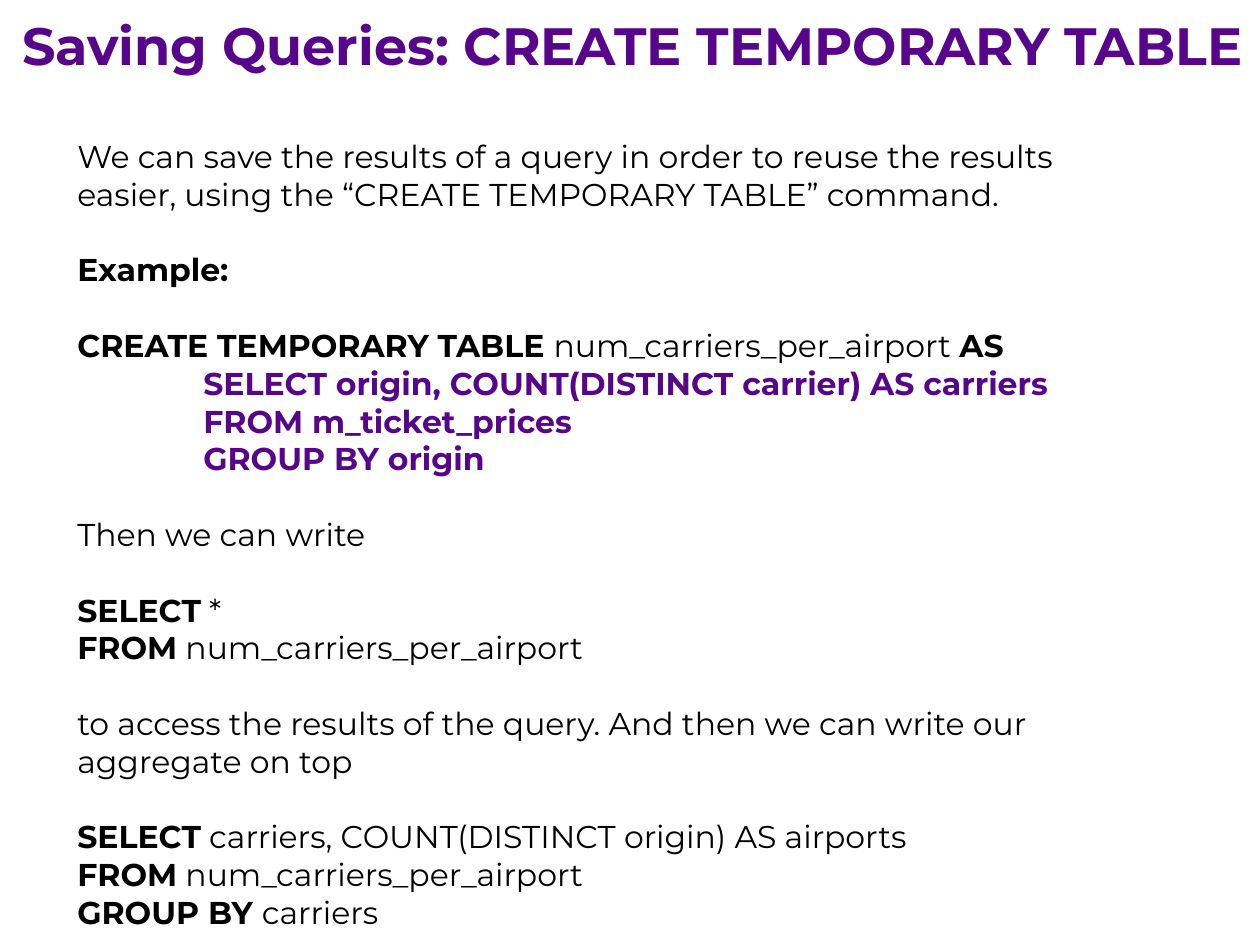
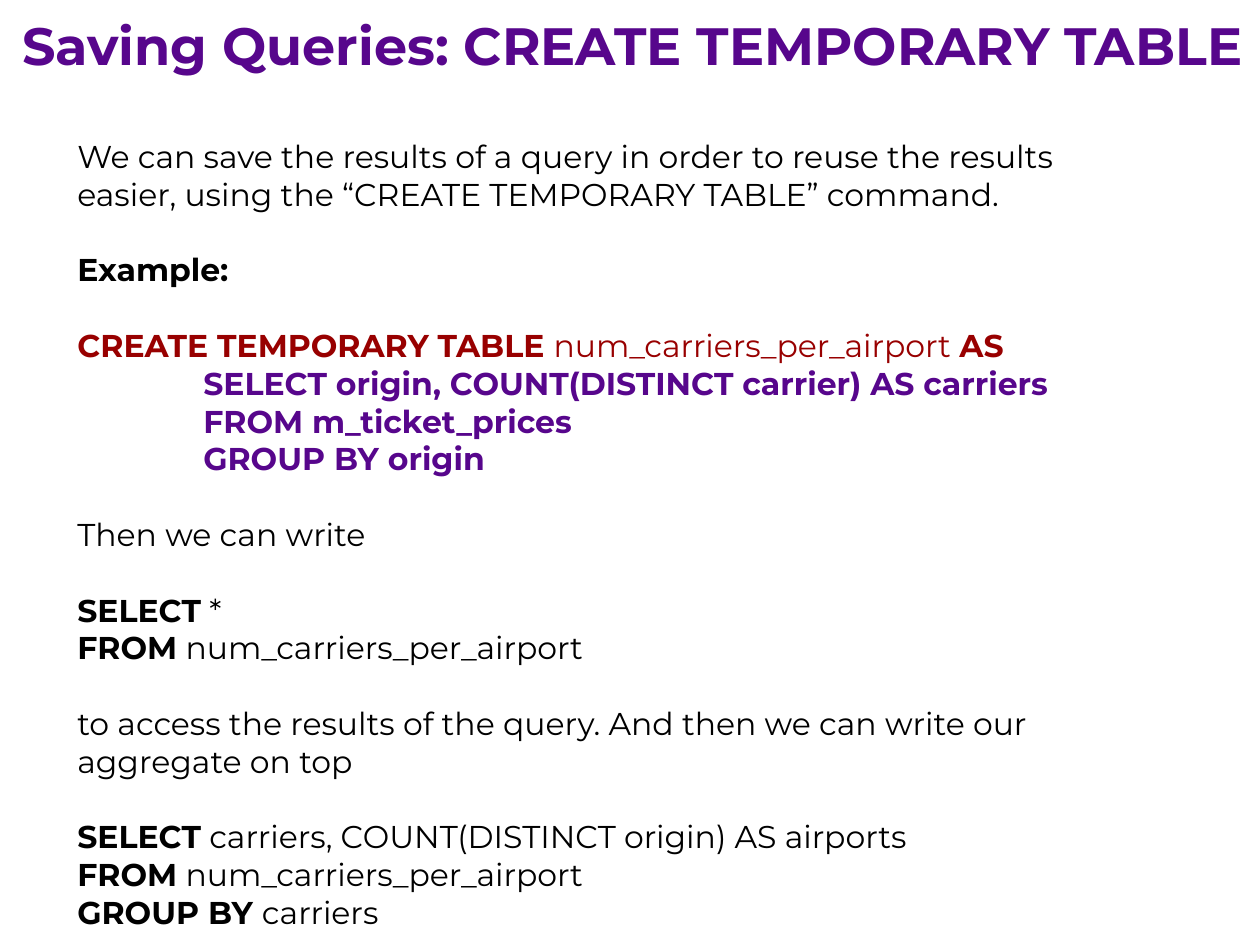
Before and after one commit to ipeirotis/introduction-to-databases, a slide deck: slide 10 of session6/F-SQL_Subqueries.pptx. Drawn at 1260x945 pixels with LibreOffice and Linux fonts; fonts in the diff are those of the drawing. Boxes give left, top, right and bottom in pixels: in the first picture for what was removed or moved away, otherwise in the second. Text is boxed around its words. In the diff, an @@ line names an element or a change of style, - is before the commit and + after.

```diff
--- a/session6/F-SQL_Subqueries.pptx
+++ b/session6/F-SQL_Subqueries.pptx
@@ text at <box>77,333,1003,363</box>: text colour #000000 to #980000 in "CREATE TEMPORARY TABLE num_carriers_per_airport AS" @@
```
Also in this commit, not shown: 10 other slides changed, 5 slides added, 2 slides removed.
